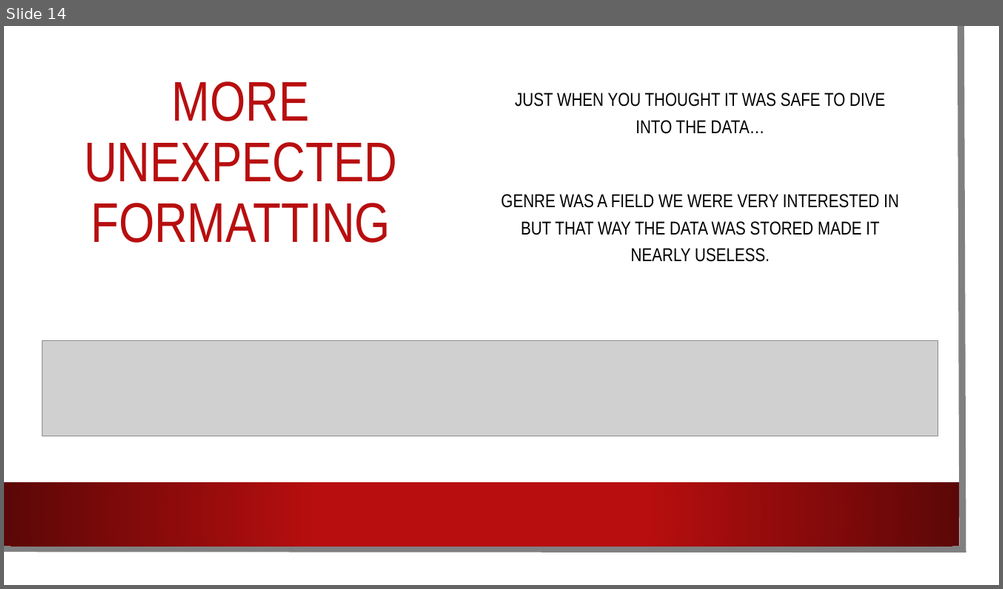
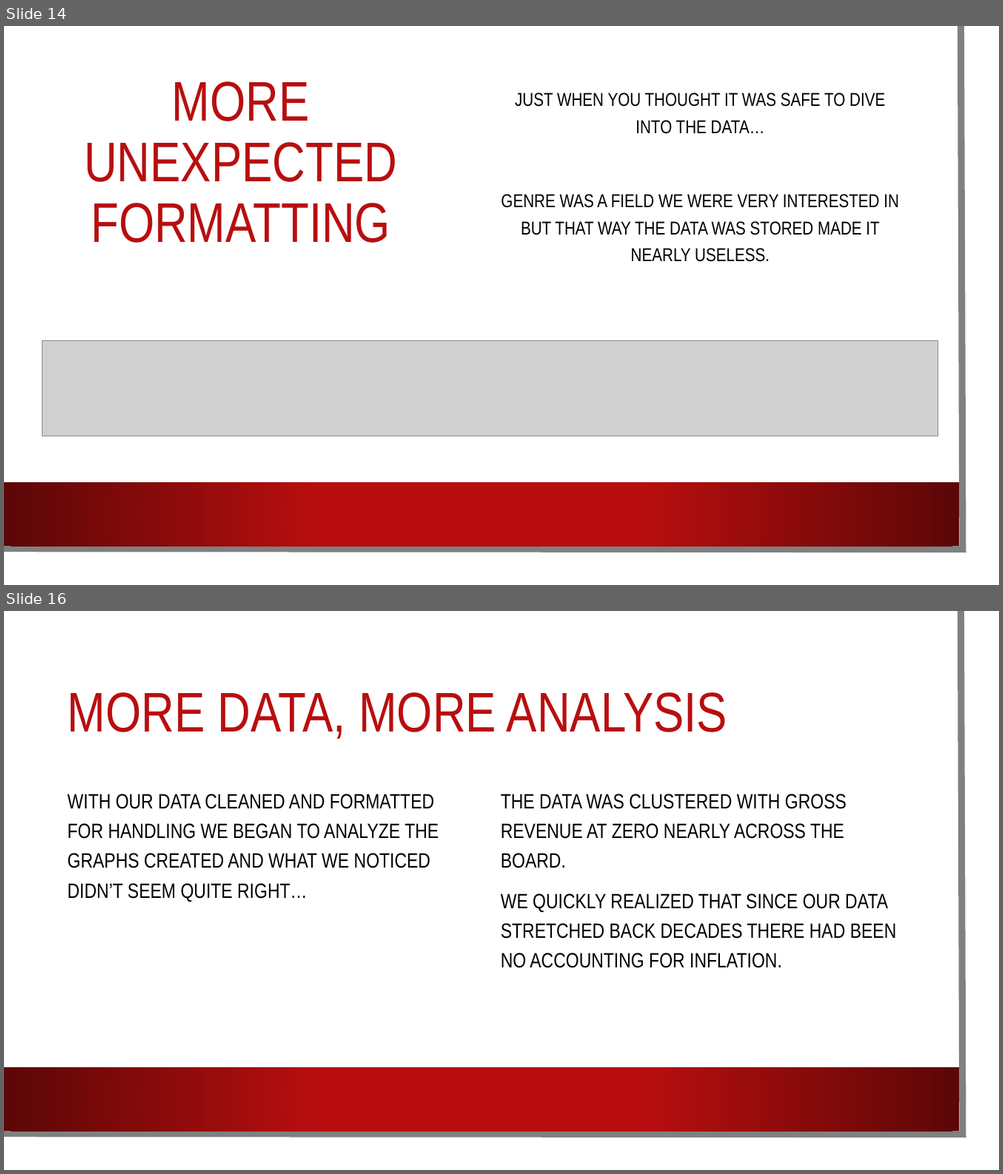
Before and after one commit to mlubin2/Movie_Project, a slide deck: Movie PP.pptx. Shown one above the other, each under a label of ours: slide 14 before the commit, slides 14 and 16 after it; the slides between them are not shown. The pictures are 1003x589 and 1003x1174 pixels, drawn with LibreOffice and Linux fonts; fonts in the diff are those of the drawing; grey boxes stand for pictures; background and template pictures are left out. Boxes give left, top, right and bottom in pixels: in the first picture for what was removed or moved away, otherwise in the second. Text is boxed around its words. In the diff, an @@ line names an element or a change of style, - is before the commit and + after.

```diff
--- a/Movie PP.pptx
+++ b/Movie PP.pptx
@@ slide 16 added at box(4, 611, 999, 1170), background picture (left out); not listed: 3 template elements that a slide beside it also shows @@
@@ title added at box(68, 692, 727, 739), 54 pt, text #B80E0F @@
+MORE DATA, MORE ANALYSIS
@@ text added at box(68, 794, 438, 902), 20 pt, text #000000 @@
+WITH OUR DATA CLEANED AND FORMATTED FOR HANDLING WE BEGAN TO ANALYZE THE GRAPHS CREATED AND WHAT WE NOTICED DIDN’T SEEM QUITE RIGHT…
@@ text added at box(501, 794, 896, 968), 20 pt, text #000000 @@
+THE DATA WAS CLUSTERED WITH GROSS REVENUE AT ZERO NEARLY ACROSS THE BOARD.
+WE QUICKLY REALIZED THAT SINCE OUR DATA STRETCHED BACK DECADES THERE HAD BEEN NO ACCOUNTING FOR INFLATION.
```
Also in this commit, not shown: 10 slides changed, 3 other slides added.
